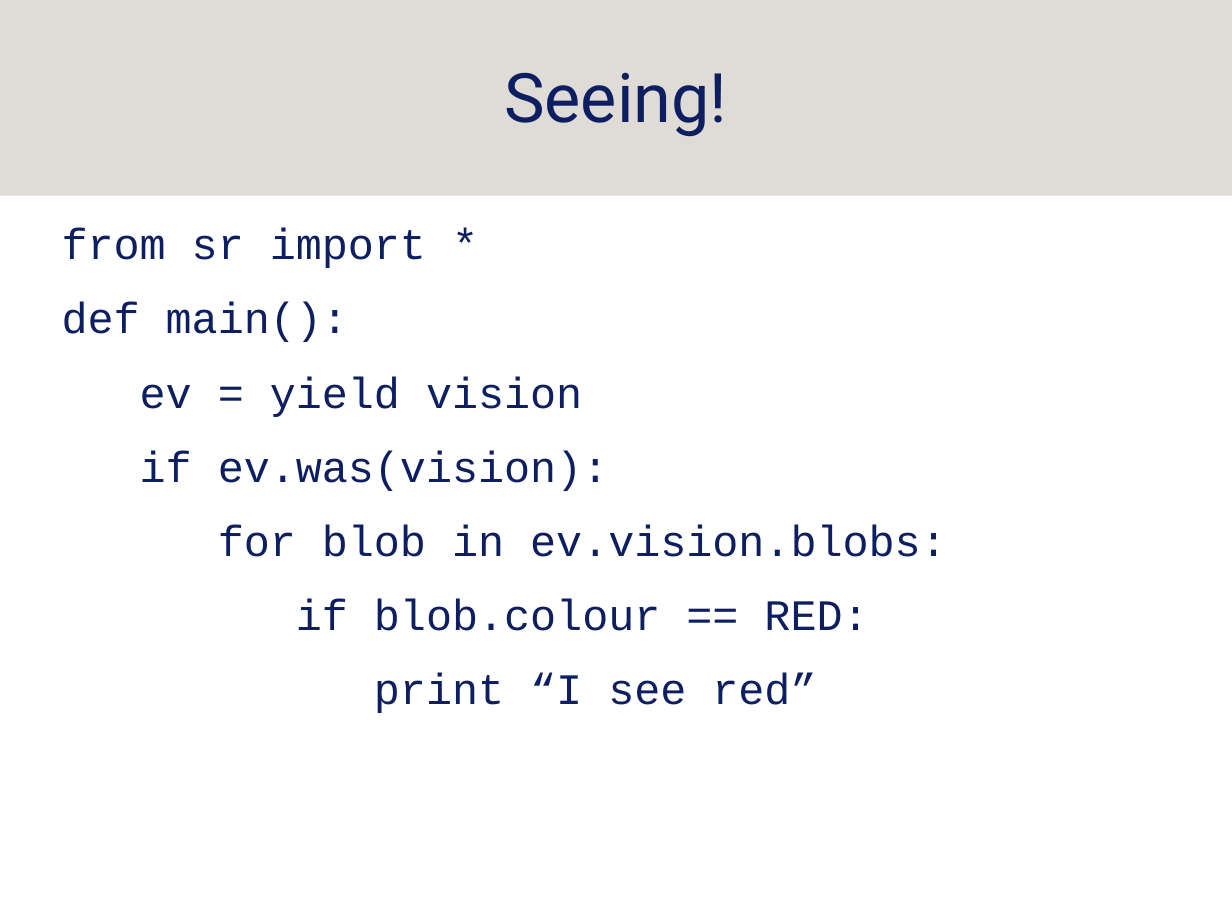
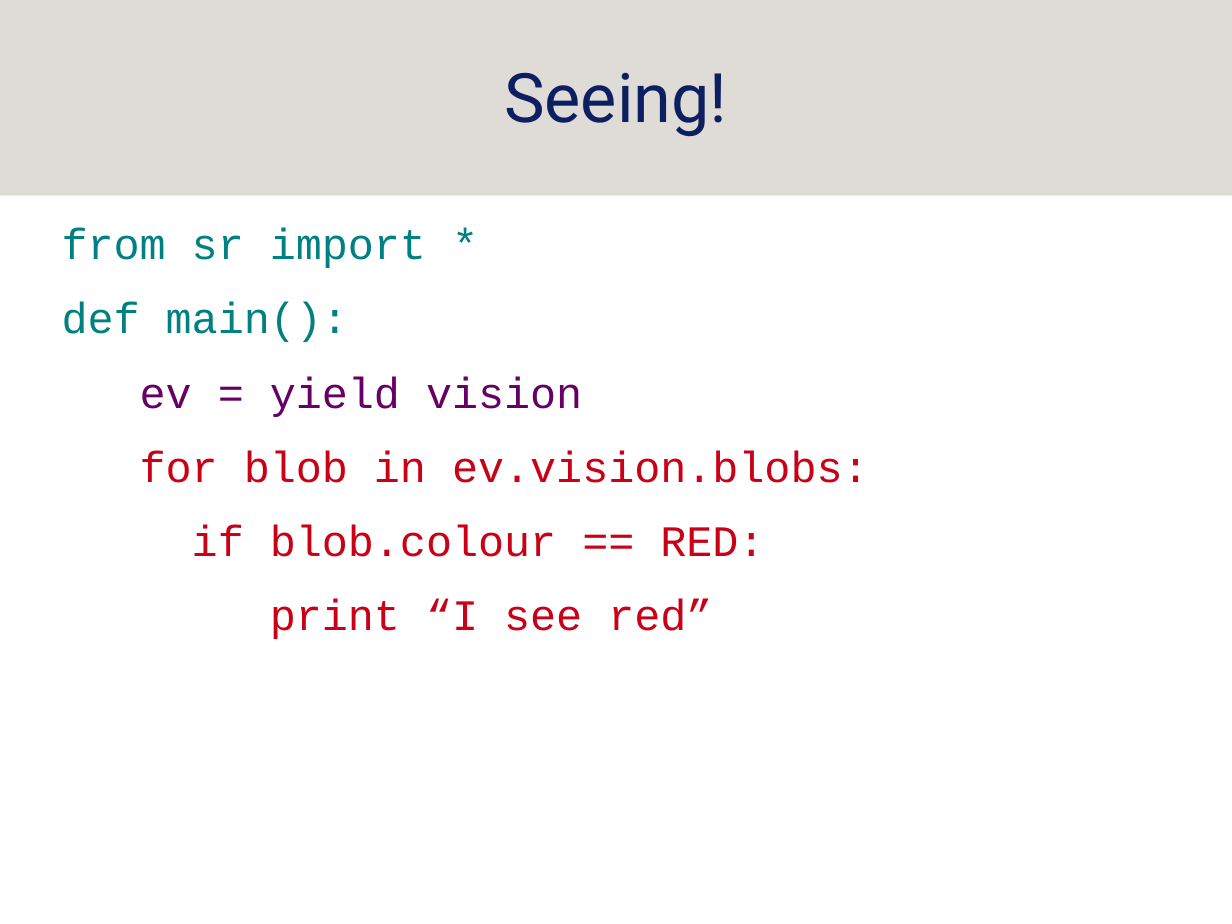
Before and after one commit to srobo-legacy/kickstart-presentations, a slide deck: slide 22 of programming.odp (slide 23 before the commit). Drawn at 1232x924 pixels with LibreOffice and Linux fonts; fonts in the diff are those of the drawing; background and template pictures are left out. Boxes give left, top, right and bottom in pixels: in the first picture for what was removed or moved away, otherwise in the second. Text is boxed around its words. In the diff, an @@ line names an element or a change of style, - is before the commit and + after.

Commit message:
colour code slides that have python on them
done so that I can explain what each bit of python does without having to focus
too much on the actual code

```diff
--- a/programming.odp
+++ b/programming.odp
@@ text "from sr import *" at <box>62,228,869,639</box>: text colour #0D1F61 to #008080 in "from sr import *", "def main():"; text colour #0D1F61 to #660066 in "ev = yield vision"; text colour #0D1F61 to #C90016 in "for blob in ev.vision.blobs:", "if blob.colour == RED:", "print “I see red”" @@
@@ text at <box>140,450,609,491</box>: paragraph removed @@
-if ev.was(vision):
```
Also in this commit, not shown: 2 other slides changed, 1 slide removed.
